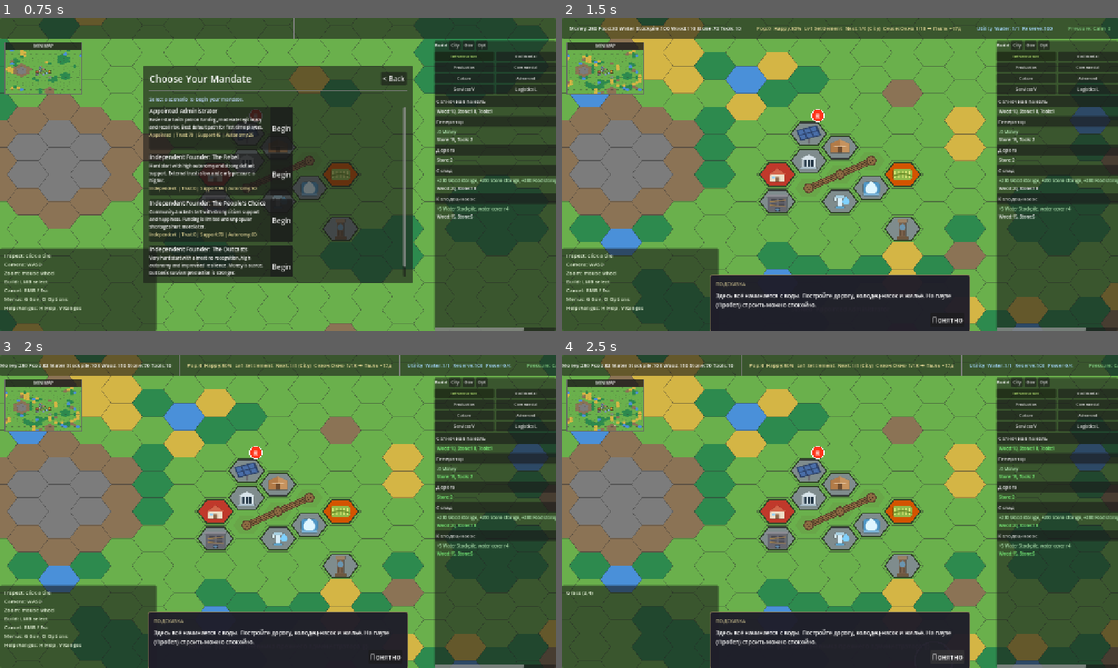
Above: before the commit, frames 1-4 (two rows, left to right).
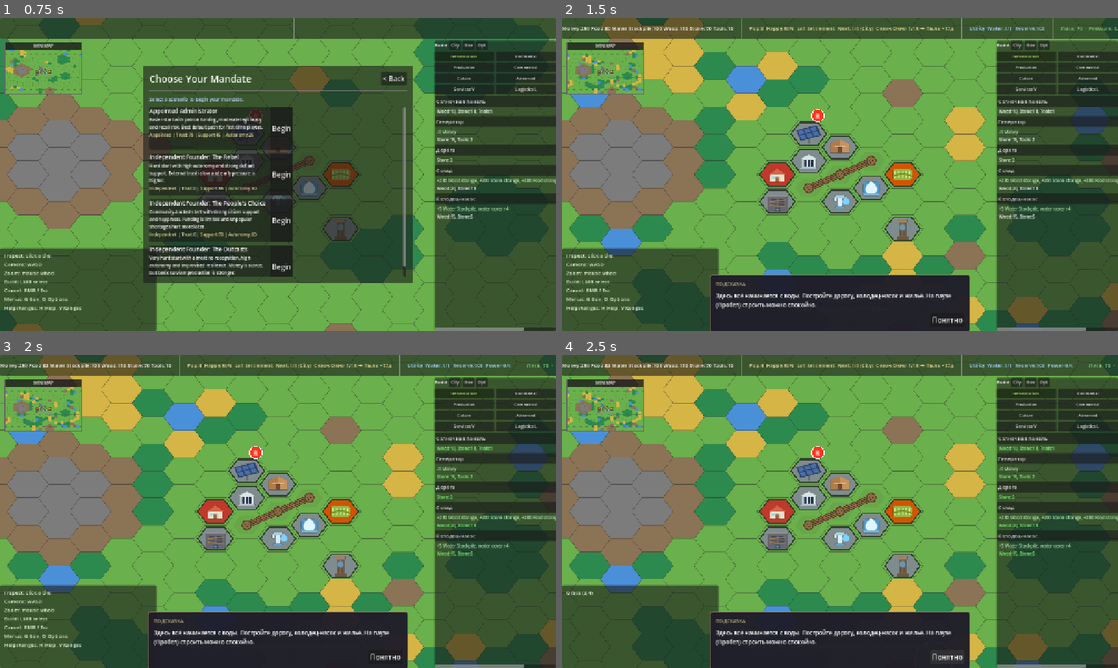
Above: after the commit, the same moments.

Repository: Gaefa/Gamefication
Game: Godot game, scene res://scenes/main.tscn
Two runs of this game, one before a commit and one after it. Both use one fixed random seed, a clock stepped at 60 frames per second and the inputs below.
Inputs:
- Up to frame 1 (0.75 s): click "NEW CAMPAIGN" at 0.5 s
- Up to frame 2 (1.5 s): click "Begin" at 1.25 s
- Up to frame 3 (2 s): no input
- Up to frame 4 (2.5 s): click "Понятно" at 2 s

Frame 1 is identical in both runs. In frame 2, 0.8% of the frame differs, in the area x 0-100%, y 0-7%; in frame 3, less than 0.1%; in frame 4, less than 0.1%.

Commit message:
feat(hud): show League trust in play — the mandate was invisible
patron_trust only appeared on the campaign-select screen, yet it's the spine of the
mandate (it drives the audit, escalation and the recall/win endings). The risk block
now leads with "Лига: N" next to pressure, and the block turns orange < 45 / red < 25
so an approaching recall is legible at a glance.

Verified: main scene boots headless clean.

Co-Authored-By: Claude Opus 4.8 <noreply@anthropic.com>

Diff:
--- a/godot/scripts/scenes/hud_root.gd
+++ b/godot/scripts/scenes/hud_root.gd
@@ -267,8 +267,18 @@
 		"crisis": phase_color = Color(0.9, 0.5, 0.2)
 		"emergency": phase_color = Color(0.9, 0.2, 0.2)
 		_: phase_color = Color.WHITE
-	_risk_label.add_theme_color_override("font_color", phase_color)
-	_risk_label.text = "%s: %s %.0f" % [
+	# League trust (GDD §13.3): central to the mandate but previously invisible in play.
+	# Low trust is more dangerous than pressure (it drives the recall), so it colours the block.
+	var trust: float = GameStateStore.mandate().get("patron_trust", 50) as float
+	var block_color: Color = phase_color
+	if trust < 25.0:
+		block_color = Color(0.9, 0.2, 0.2)
+	elif trust < 45.0:
+		block_color = Color(0.9, 0.5, 0.2)
+	_risk_label.add_theme_color_override("font_color", block_color)
+	_risk_label.text = "%s: %.0f  ·  %s: %s %.0f" % [
+		Localization.t("ui.risk.trust", "Лига"),
+		trust,
 		Localization.t("ui.risk.pressure", "Pressure"),
 		Localization.t("ui.phase.%s" % phase, phase.capitalize()),
 		p_idx,
